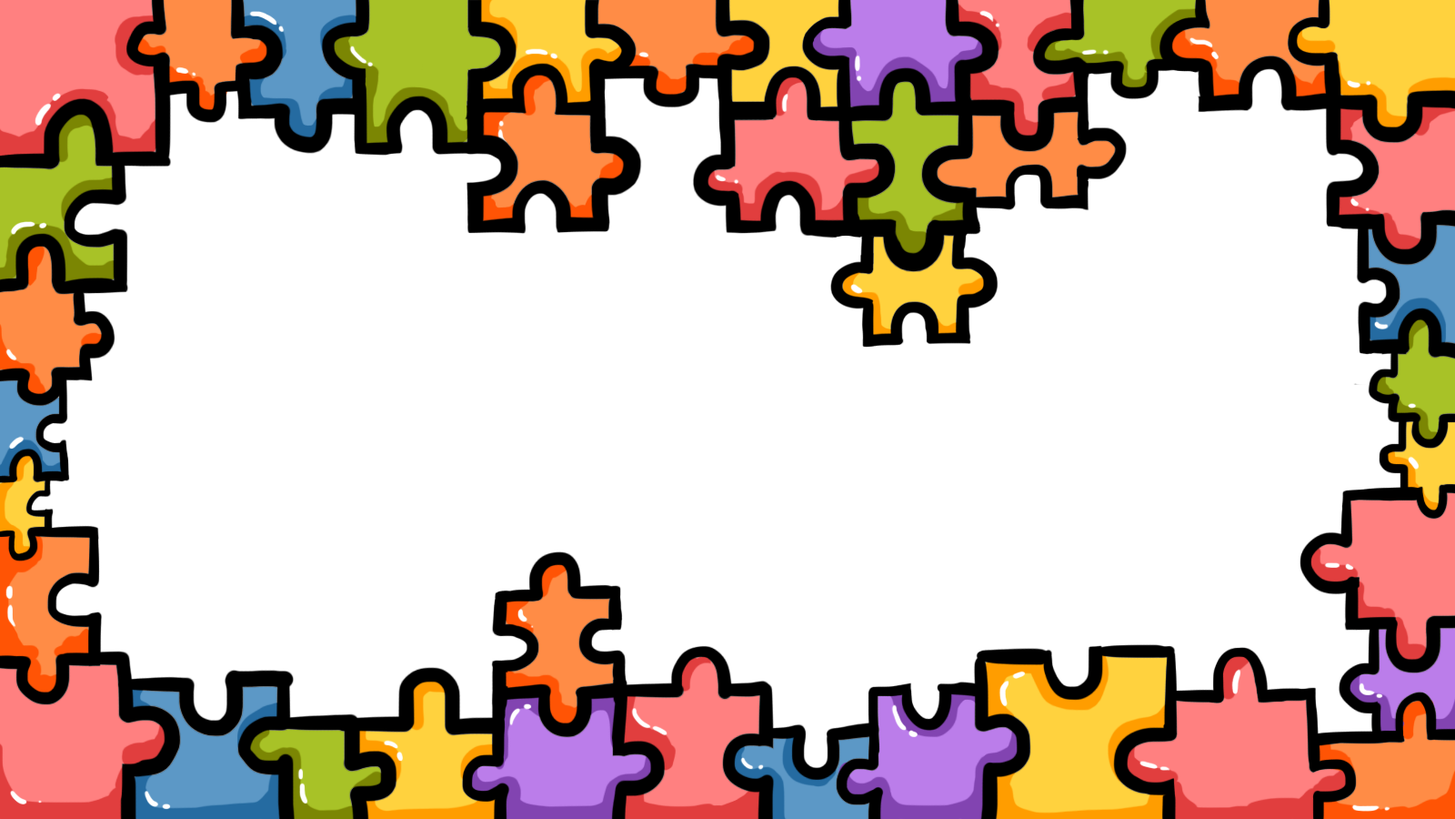
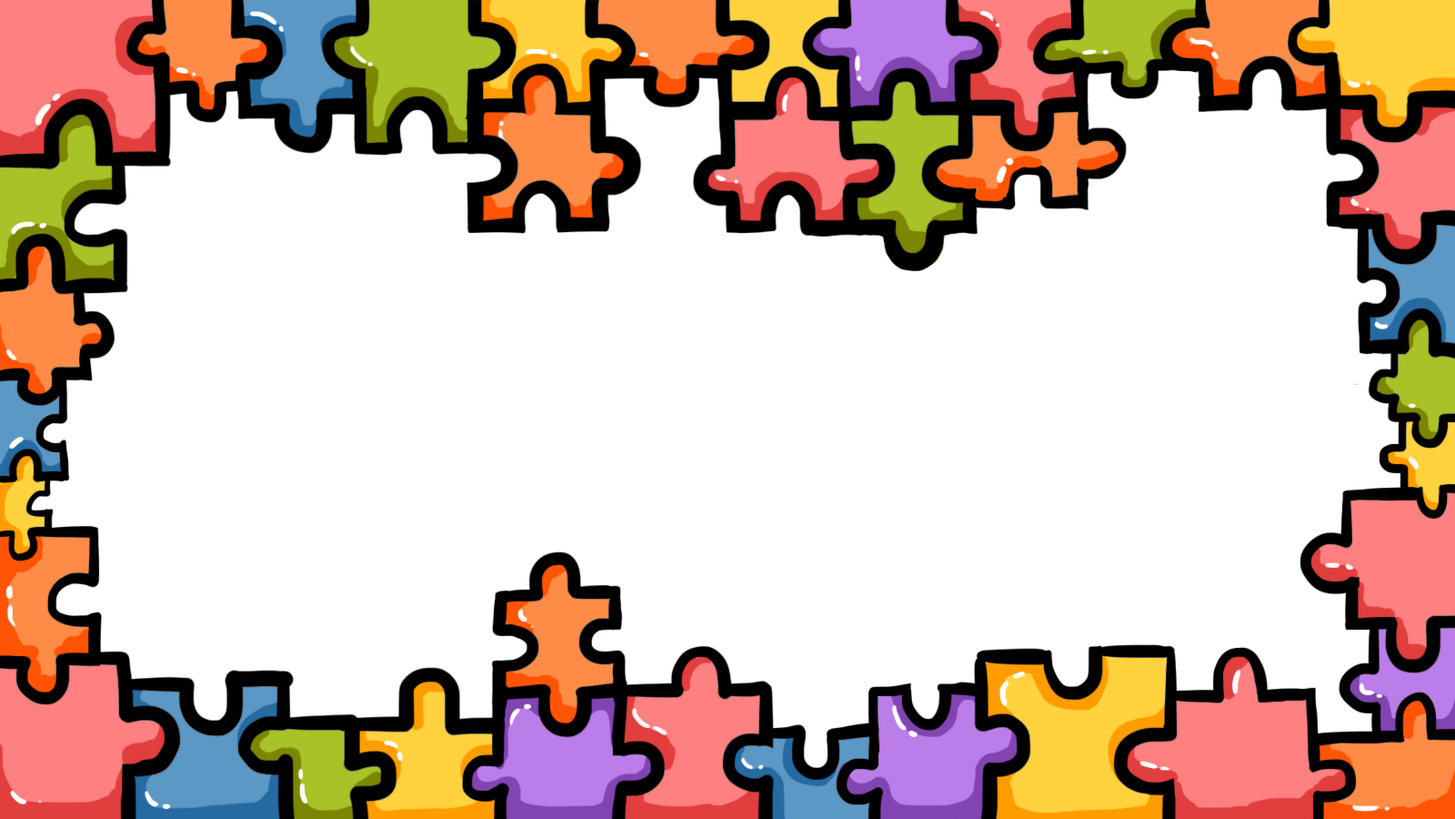
Layers edited between the first and the second w=1455, h=819 image:
painted on "Layer 1" over bbox(818, 150, 1120, 348)
